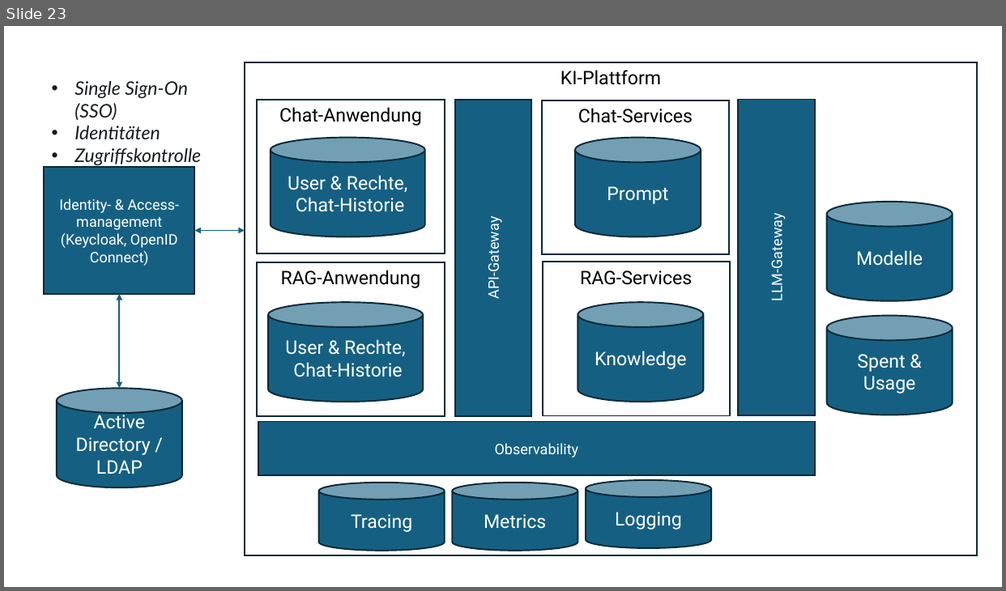
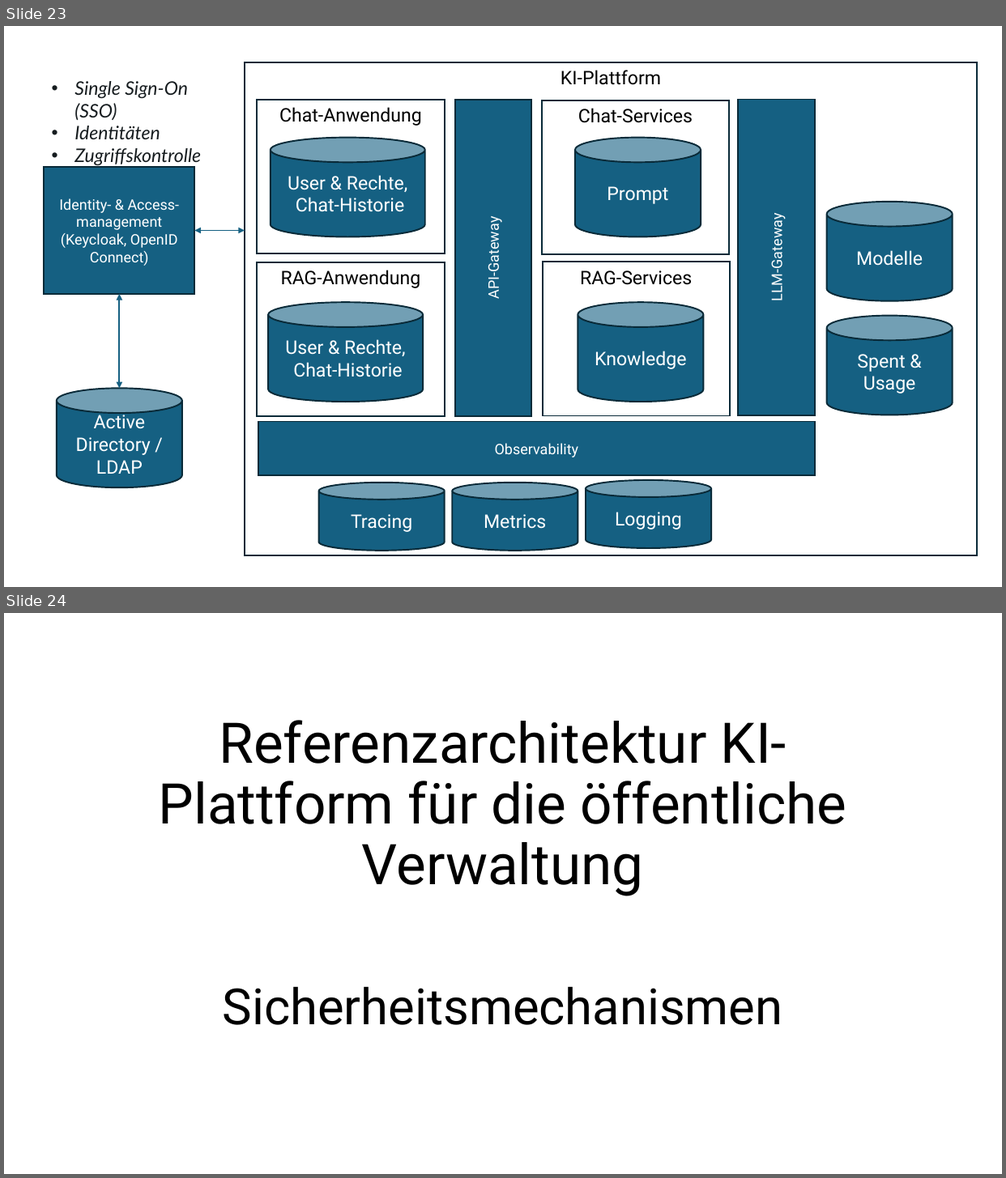
Before and after one commit to dneumnn/RAKIPOEV, a slide deck: RAKIPOEV-docs/docs/ppt/Building-Blocks.pptx. Shown one above the other, each under a label of ours: slide 23 before the commit, slides 23 and 24 after it. The pictures are 1006x591 and 1006x1178 pixels, drawn with LibreOffice and Linux fonts; fonts in the diff are those of the drawing. Boxes give left, top, right and bottom in pixels: in the first picture for what was removed or moved away, otherwise in the second. Text is boxed around its words. In the diff, an @@ line names an element or a change of style, - is before the commit and + after.

Commit message:
sicherheits anforderungen

```diff
--- a/RAKIPOEV-docs/docs/ppt/Building-Blocks.pptx
+++ b/RAKIPOEV-docs/docs/ppt/Building-Blocks.pptx
@@ slide 24 added at [4, 613, 1002, 1174], background #FFFFFF @@
@@ title added at [159, 720, 846, 897], 54 pt, text #000000 @@
+Referenzarchitektur KI-Plattform für die öffentliche Verwaltung
@@ subtitle added at [223, 986, 783, 1025], 48 pt, text #000000 @@
+Sicherheitsmechanismen
```
Also in this commit, not shown: 1 other slide added, 4 other files.
